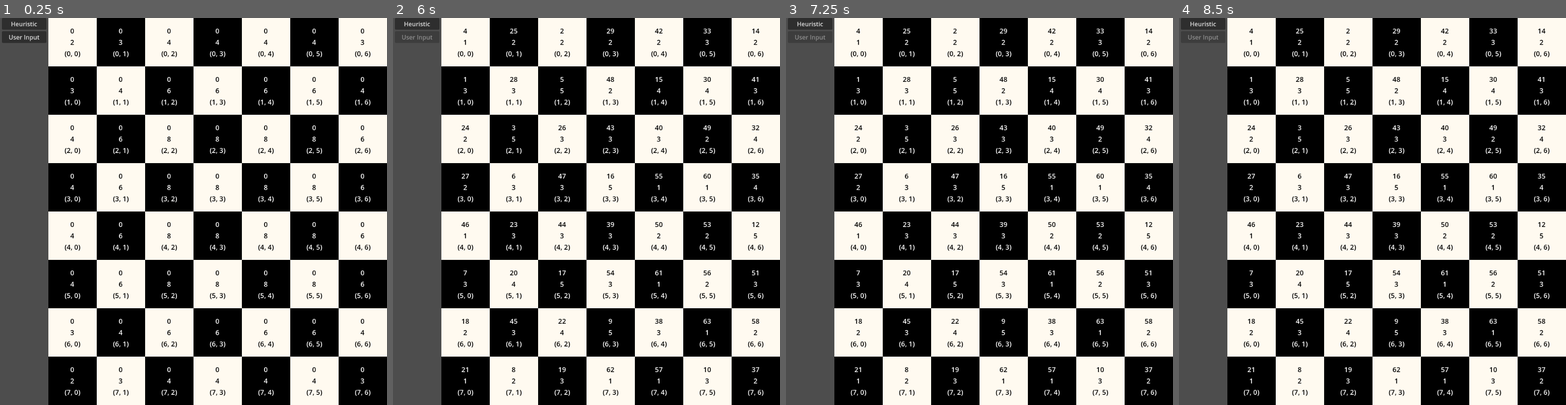
Above: before the commit, frames 1-4 (left to right).
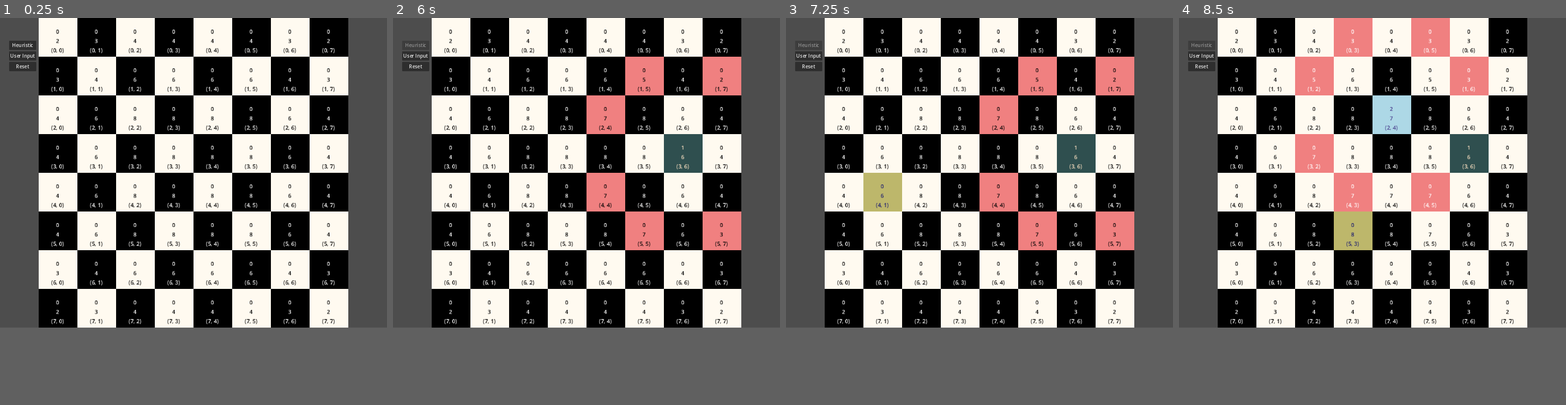
Above: after the commit, the same moments.

Repository: cgorrill-breck/KnightsApp
Game: Godot game, scene res://application.tscn
The game is run twice, just before and just after one commit, with the same random seed, the same clock (stepped at 60 frames per second) and the same inputs.
Inputs (mouse positions are in pixels of both pictures, inside the frame that each line leads up to):
- Up to frame 1 (0.25 s): no input
- Up to frame 2 (6 s): click "Heuristic" at 0.5 s; click (416, 79) at 1.25 s, where only the run after the commit has a clickable "Reset"; click (416, 64) at 2 s, where only the run after the commit has a clickable "User Input"; click (416, 25) at 2.75 s, where only the run before the commit has a clickable "Heuristic"; click (416, 64) at 3.5 s, where only the run after the commit has a clickable "User Input"; click (416, 25) at 4.25 s, where only the run before the commit has a clickable "Heuristic"; click (416, 64) at 5 s, where only the run after the commit has a clickable "User Input"; tap Enter at 5.75 s; move the mouse to (671, 192) at 5.77 s; click (671, 192) at 5.85 s
- Up to frame 3 (7.25 s): tap Space at 6.5 s; move the mouse to (902, 230) at 6.52 s; click (902, 230) at 6.6 s
- Up to frame 4 (8.5 s): tap Enter at 7.25 s; move the mouse to (1411, 126) at 7.27 s; click (1411, 126) at 7.35 s; tap Space at 8 s; move the mouse to (1353, 288) at 8.02 s; click (1353, 288) at 8.1 s
In our replay, the window is 800x800 before the commit and 800x640 after it. These sizes can differ from the game's own. Grey fills any space a smaller window leaves; there, only what the larger window draws over its background counts as a difference.

The runs differ from the first frame. In frame 1, 54% of the frame differs, in the area x 0-100%, y 0-100%; in frame 2, 57%; in frame 3, 58%; in frame 4, 59%.

Commit message:
Finished UI
Added reset button. added signals to square model class that will emit when values are changed. The Square class connects to the square model signals.  I plan to exclusively signal up from the model to keep a more clear separation of concerns.

Diff:
--- a/BoardModel.gd
+++ b/BoardModel.gd
@@ -74,7 +74,6 @@
 		board_data[move.y][move.x].set_move_number(move_counter)
 		board_data[move.y][move.x].set_visited(true)
 		update_access_for_available_moves(moves)
-		print("("+ board_data[move.y][move.x].toString())
 		move_counter += 1
 	tour_complete = move_counter == 65
 	return move_counter == 65
@@ -85,7 +84,6 @@
 		return
 	for move in moves:
 		board_data[move.y][move.x].update_access_value()
-		print("Updated access for:", move, "New Value:", board_data[move.y][move.x].get_access_value())
 
 
 """
@@ -102,6 +100,11 @@
 			low_move = move
 	return low_move
 
+func reset_board_data():
+	for row in range(board_data.size()):
+		for col in range(board_data[row].size()):
+			board_data[row][col].set_move_number(0)
+			board_data[row][col].set_access_value(INITIAL_ACCESS_VALUES[row][col])
 
 func valid_square(pos : Vector2i) -> bool:
 	if board_data.is_empty():
@@ -111,8 +114,6 @@
 	if pos.x < 0 or pos.x >= board_data[0].size():
 		return false
 	return !board_data[pos.y][pos.x].get_visited()
-	#var square : SquareModel = board_data[row][col]
-	#return !square.visited
 
 func get_move_counter():
 	return move_counter;
@@ -129,5 +130,7 @@
 		var row_cells:= ""
 		for square : SquareModel in row:
 			row_cells += str(square.get_move_number()) + ", "
+			row_cells += str(square.get_access_value()) + ", "
+			row_cells += str(square.get_visited()) + ", "
 		all_cells += row_cells + "\n"
 	print(all_cells)
--- a/SquareModel.gd
+++ b/SquareModel.gd
@@ -4,6 +4,10 @@
 @export var access_value: int
 @export var visited: bool
 @export var position: Vector2i
+
+signal move_number_updated(SquareModel)
+signal access_value_updated(SquareModel)
+signal visited_updated(SquareModel)
 
 func set_grid_position(pos: Vector2i):
 	if pos:
@@ -14,21 +18,26 @@
 
 func set_move_number(value: int) -> void:
 	move_number = value
+	move_number_updated.emit(self)
 
 func get_move_number() -> int:
 	return move_number
 
 func set_access_value(value: int) -> void:
 	access_value = value
+	access_value_updated.emit(self)
 
 func update_access_value() -> void:
 	access_value -= 1
+	access_value_updated.emit(self)
 
 func get_access_value() -> int:
 	return access_value
 
 func set_visited(value: bool) -> void:
 	visited = value
+	visited_updated.emit(self)
+
 
 func get_visited() -> bool:
 	return visited
--- /dev/null
+++ b/application.gd
@@ -0,0 +1,42 @@
+extends Node2D
+@onready var heuristic = $GUIcontainer/HBoxContainer/Control2/VBoxContainer/Heuristic
+@onready var user_input = $GUIcontainer/HBoxContainer/Control2/VBoxContainer/UserInput
+@onready var reset = $GUIcontainer/HBoxContainer/Control2/VBoxContainer/Reset
+@onready var sub_viewport = $GUIcontainer/HBoxContainer/Control/SubViewportContainer/SubViewport
+var board : Board
+
+# Called when the node enters the scene tree for the first time.
+func _ready():
+	board = sub_viewport.get_child(0)
+	pass # Replace with function body.
+
+
+# Called every frame. 'delta' is the elapsed time since the previous frame.
+func _process(delta):
+	pass
+
+func _on_heuristic_pressed() -> void:
+	board.heuristic_state = true
+	board.user_input_state = false
+	user_input.set_disabled(true)
+	print("heuristic pressed")
+
+
+func _on_user_input_pressed() -> void:
+	board.heuristic_state = false
+	board.user_input_state = true
+	heuristic.set_disabled(true)
+	print("user input pressed")
+
+
+func _on_reset_pressed():
+	board.board_model_resource.reset_board_data()
+	board.update_all_squares()
+	board.update_all_square_colors()
+	board.heuristic_state = false
+	board.user_input_state = false
+	user_input.set_disabled(false)
+	heuristic.set_disabled(false)
+	board.board_model_resource.print_board()
+	board.board_model_resource.move_counter = 1
+	board.board_model_resource.tour_complete = false
--- a/application.tscn
+++ b/application.tscn
@@ -1,23 +1,23 @@
-[gd_scene load_steps=3 format=3 uid="uid://d1qvh7ieaigeb"]
+[gd_scene load_steps=4 format=3 uid="uid://d1qvh7ieaigeb"]
 
+[ext_resource type="Script" path="res://application.gd" id="1_40j84"]
 [ext_resource type="Script" path="res://sub_viewport.gd" id="1_dyn1o"]
 [ext_resource type="PackedScene" uid="uid://kyawuc8xcho5" path="res://board.tscn" id="1_lw8qs"]
 
 [node name="Application" type="Node2D"]
 position = Vector2(99, 0)
+script = ExtResource("1_40j84")
 
-[node name="GUIcontainer" type="Control" parent="."]
-layout_mode = 3
-anchors_preset = 0
+[node name="GUIcontainer" type="MarginContainer" parent="."]
 offset_left = -98.0
 offset_right = 544.0
 offset_bottom = 509.0
 size_flags_horizontal = 0
 size_flags_vertical = 0
+theme_override_constants/margin_right = 25
 
 [node name="HBoxContainer" type="HBoxContainer" parent="GUIcontainer"]
-layout_mode = 1
-offset_right = 4.0
+layout_mode = 2
 
 [node name="Control" type="Control" parent="GUIcontainer/HBoxContainer"]
 layout_mode = 2
@@ -35,13 +35,14 @@
 script = ExtResource("1_dyn1o")
 board_scene = ExtResource("1_lw8qs")
 
-[node name="Control2" type="Control" parent="GUIcontainer/HBoxContainer"]
+[node name="Control2" type="MarginContainer" parent="GUIcontainer/HBoxContainer"]
 layout_mode = 2
+theme_override_constants/margin_left = 25
+theme_override_constants/margin_top = 75
+theme_override_constants/margin_right = 25
 
 [node name="VBoxContainer" type="VBoxContainer" parent="GUIcontainer/HBoxContainer/Control2"]
-layout_mode = 1
-offset_right = 118.0
-offset_bottom = 66.0
+layout_mode = 2
 
 [node name="Heuristic" type="Button" parent="GUIcontainer/HBoxContainer/Control2/VBoxContainer"]
 layout_mode = 2
@@ -52,5 +53,11 @@
 text = "User Input
 "
 
-[connection signal="pressed" from="GUIcontainer/HBoxContainer/Control2/VBoxContainer/Heuristic" to="GUIcontainer/HBoxContainer/Control/SubViewportContainer/SubViewport" method="_on_heuristic_pressed"]
-[connection signal="pressed" from="GUIcontainer/HBoxContainer/Control2/VBoxContainer/UserInput" to="GUIcontainer/HBoxContainer/Control/SubViewportContainer/SubViewport" method="_on_user_input_pressed"]
+[node name="Reset" type="Button" parent="GUIcontainer/HBoxContainer/Control2/VBoxContainer"]
+layout_mode = 2
+text = "Reset
+"
+
+[connection signal="pressed" from="GUIcontainer/HBoxContainer/Control2/VBoxContainer/Heuristic" to="." method="_on_heuristic_pressed"]
+[connection signal="pressed" from="GUIcontainer/HBoxContainer/Control2/VBoxContainer/UserInput" to="." method="_on_user_input_pressed"]
+[connection signal="pressed" from="GUIcontainer/HBoxContainer/Control2/VBoxContainer/Reset" to="." method="_on_reset_pressed"]
--- a/board.gd
+++ b/board.gd
@@ -14,7 +14,6 @@
 
 ## Called when the node enters the scene tree
 func _ready() -> void:
-
 	fill_grid(NUM_ROWS, NUM_COLS)
 	connect_square_signals()
 	board_model_resource.fill_board(square_grid)
@@ -39,13 +38,14 @@
 				handle_square_click()
 				update_access_values()
 		else:
+			print("pressed user input")
 			handle_square_click()
 			update_access_values()
 	if heuristic_state:
 		if Input.is_action_just_pressed("left_mouse_button") and !board_model_resource.tour_complete:
 			var mouse_vector : Vector2i = get_local_mouse_position()
 			var square_selected = Vector2i(int(mouse_vector.y / TILE_SIZE), int(mouse_vector.x / TILE_SIZE))
-			print("Clicked on: " + str(square_selected))
+			print("tried to start tour")
 			handle_heuristic_tour(square_selected)
 
 func square_in_previous(square: Square):
@@ -109,7 +109,6 @@
 	if previous_squares.size() != 0:
 		reset_squares(previous_squares)
 	mouse_pos = Vector2i(int(mouse_pos.y / TILE_SIZE), int(mouse_pos.x / TILE_SIZE))
-	print("Clicked on: " + str(mouse_pos))
 	previous_squares = highlight_available_squares(mouse_pos)
 	active_square.set_move_number(board_model_resource.get_move_counter())
 	board_model_resource.update_tour_path(active_square.global_position)# check on this.  Not sure if it will work
@@ -128,6 +127,12 @@
 			square_grid[square.get_grid_position().y][square.get_grid_position().x].set_move_number(square.get_move_number())
 			square_grid[square.get_grid_position().y][square.get_grid_position().x].set_access_value(square.get_access_value())
 			square_grid[square.get_grid_position().y][square.get_grid_position().x].visited = true
+
+func update_all_square_colors():
+	for row in square_grid:
+		for square: Square in row:
+			square.set_visited(false)
+			square.update_square()
 
 func update_access_values():
 	for pos in previous_squares:
--- a/project.godot
+++ b/project.godot
@@ -17,11 +17,11 @@
 
 [display]
 
-window/size/viewport_width=1024
+window/size/viewport_width=1280
 window/size/viewport_height=1024
 window/size/window_width_override=1024
 window/size/window_height_override=1024
-window/stretch/mode="viewport"
+window/stretch/mode="canvas_items"
 
 [input]
 
--- a/square.gd
+++ b/square.gd
@@ -23,11 +23,13 @@
 	"hover_square": Color.DARK_KHAKI,
 	"hover_text": Color.MIDNIGHT_BLUE
 }
+@onready var move_number_label = $MarginContainer/labelHolder/MoveNumberLabel
+@onready var position_label = $MarginContainer/labelHolder/PositionLabel
+@onready var access_value_label = $MarginContainer/labelHolder/AccessValueLabel
+
 
 ## UI References
-@onready var move_number_label: Label = $labelHolder/MoveNumberLabel
-@onready var access_value_label: Label = $labelHolder/AccessValueLabel
-@onready var position_label: Label = $labelHolder/PositionLabel
+
 
 ## Signals
 signal mouse_in_square(square: Square)
@@ -36,6 +38,7 @@
 ## Called when the node enters the scene tree
 func _ready() -> void:
 	update_square()
+	connect_square_signals()
 
 ## ======= UI & Appearance Updates =======
 func update_square() -> void:
@@ -122,3 +125,19 @@
 func _on_mouse_exited() -> void:
 	if not visited:
 		mouse_left_square.emit(self)
+
+func connect_square_signals() -> void:
+	model_resource.access_value_updated.connect(_on_access_value_updated)
+	model_resource.move_number_updated.connect(_on_move_number_updated)
+	model_resource.visited_updated.connect(_on_visited_updated)
+
+func _on_access_value_updated(square_model : SquareModel):
+	access_value = square_model.get_access_value()
+	print("access updated")
+
+func _on_move_number_updated(square_model : SquareModel):
+	move_number_label.text = str(square_model.get_move_number())
+
+func _on_visited_updated(square_model : SquareModel):
+	visited = model_resource.get_visited()
+	print("visited updated ")
--- a/square.tscn
+++ b/square.tscn
@@ -12,23 +12,31 @@
 script = ExtResource("1_scs8v")
 model_resource = ExtResource("2_crwrs")
 
-[node name="labelHolder" type="VBoxContainer" parent="."]
+[node name="MarginContainer" type="MarginContainer" parent="."]
 layout_mode = 1
-anchors_preset = 15
-anchor_right = 1.0
-anchor_bottom = 1.0
-grow_horizontal = 2
-grow_vertical = 2
+anchors_preset = -1
+anchor_left = 0.492
+anchor_top = 0.5
+anchor_right = 0.5
+anchor_bottom = 0.5
+offset_left = -31.488
+offset_top = -32.0
+offset_right = 31.0
+offset_bottom = 54.0
+
+[node name="labelHolder" type="VBoxContainer" parent="MarginContainer"]
+layout_mode = 2
+size_flags_vertical = 0
 alignment = 1
 
-[node name="MoveNumberLabel" type="Label" parent="labelHolder"]
+[node name="MoveNumberLabel" type="Label" parent="MarginContainer/labelHolder"]
 layout_mode = 2
 theme_override_colors/font_color = Color(0, 0, 0, 1)
 theme_override_font_sizes/font_size = 18
 text = "0"
 horizontal_alignment = 1
 
-[node name="AccessValueLabel" type="Label" parent="labelHolder"]
+[node name="AccessValueLabel" type="Label" parent="MarginContainer/labelHolder"]
 layout_mode = 2
 theme_override_colors/font_color = Color(0, 0, 0, 1)
 theme_override_font_sizes/font_size = 18
@@ -36,7 +44,7 @@
 horizontal_alignment = 1
 vertical_alignment = 1
 
-[node name="PositionLabel" type="Label" parent="labelHolder"]
+[node name="PositionLabel" type="Label" parent="MarginContainer/labelHolder"]
 layout_mode = 2
 theme_override_font_sizes/font_size = 18
 text = "test"
--- a/sub_viewport.gd
+++ b/sub_viewport.gd
@@ -17,15 +17,3 @@
 # Called every frame. 'delta' is the elapsed time since the previous frame.
 func _process(delta: float) -> void:
 	pass
-
-
-func _on_heuristic_pressed() -> void:
-	board.heuristic_state = true
-	board.user_input_state = false
-	user_input.disabled = true
-
-
-func _on_user_input_pressed() -> void:
-	board.heuristic_state = false
-	board.user_input_state = true
-	heuristic.disabled = true
